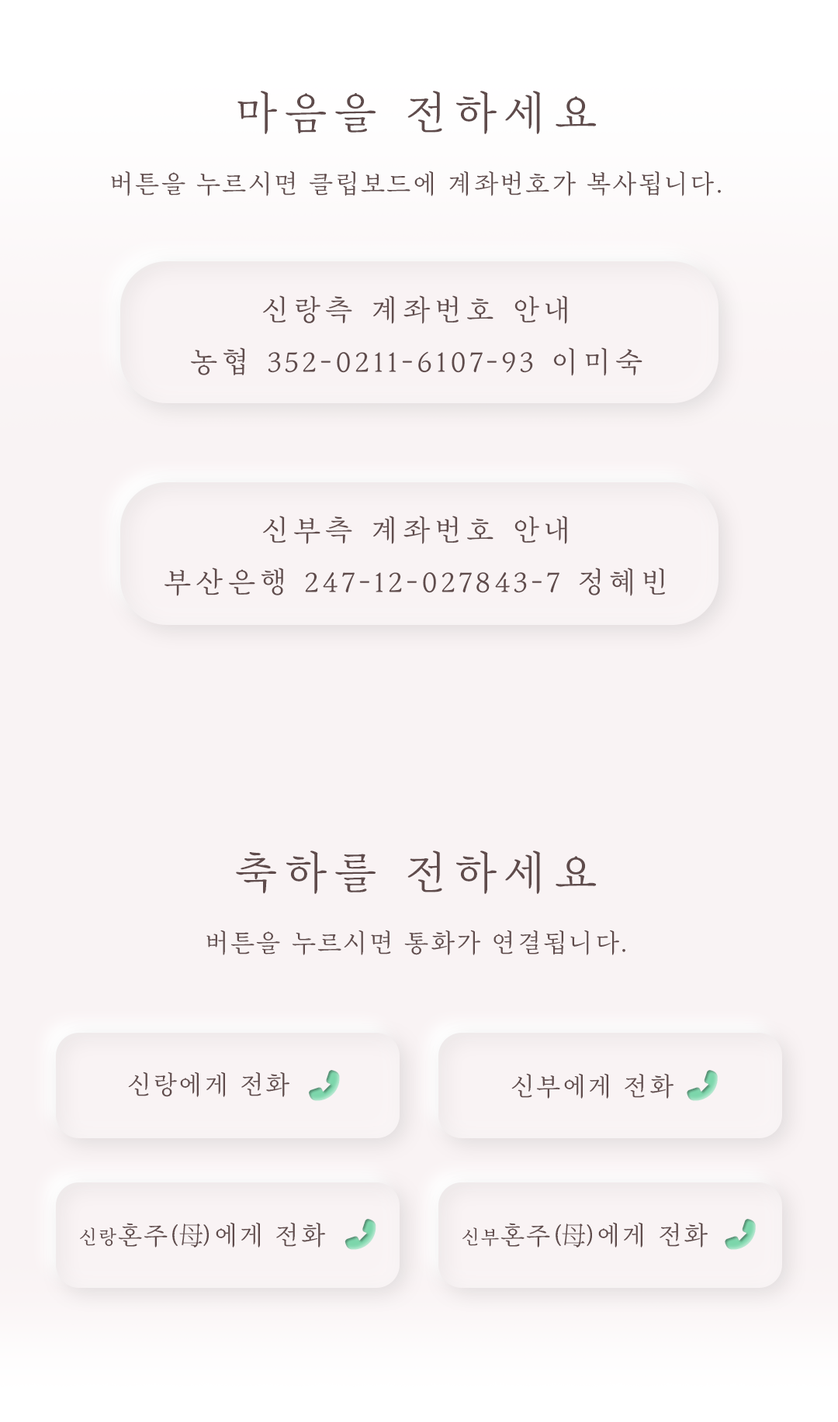
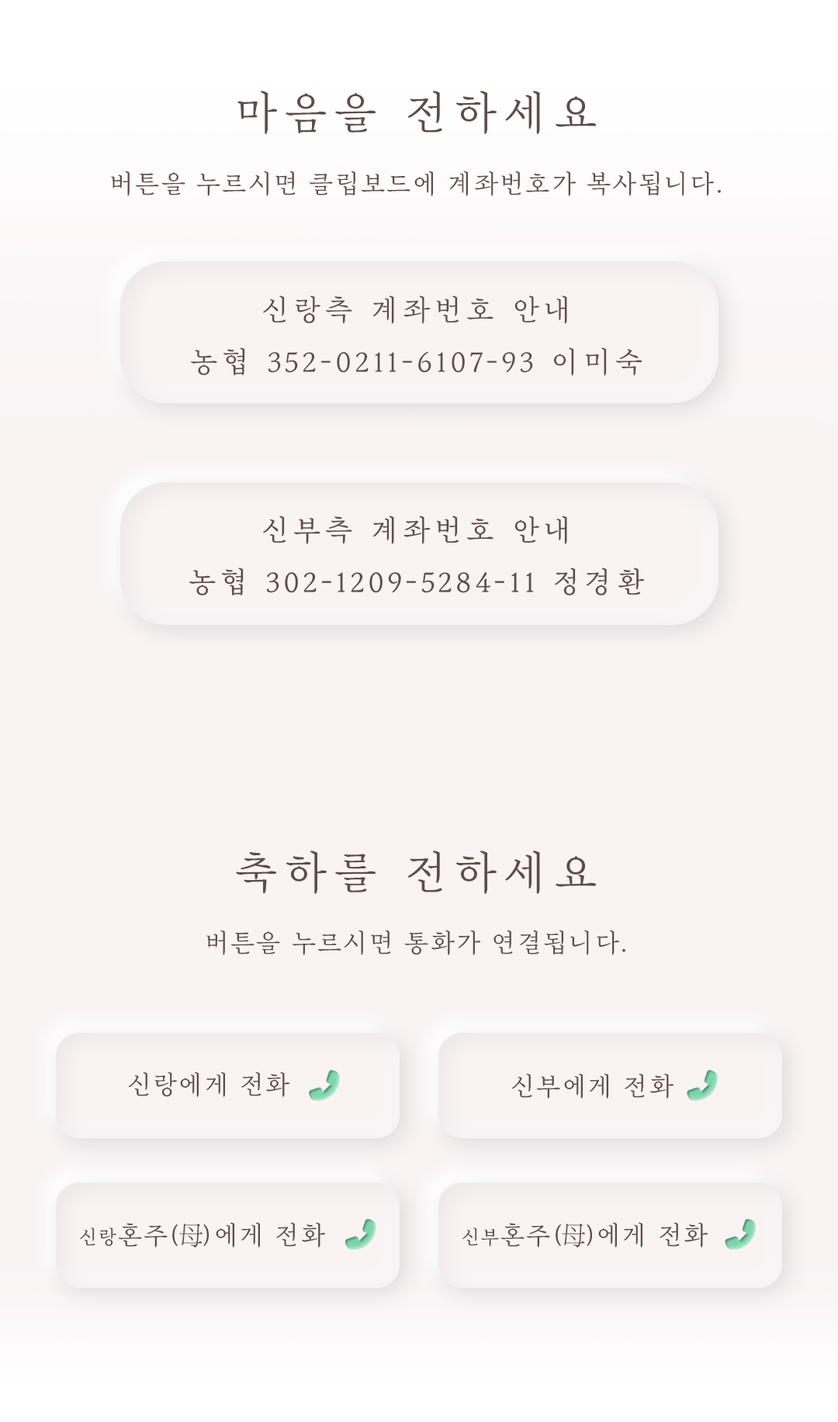
Two versions of the same layered image (w=838, h=1422). Layer-by-layer changes:
renamed "부산은행 247-12-027843-7 정혜빈" to "농협 302-1209-5284-11 정경환", painted on it over [left=164, top=515, right=665, bottom=597]
